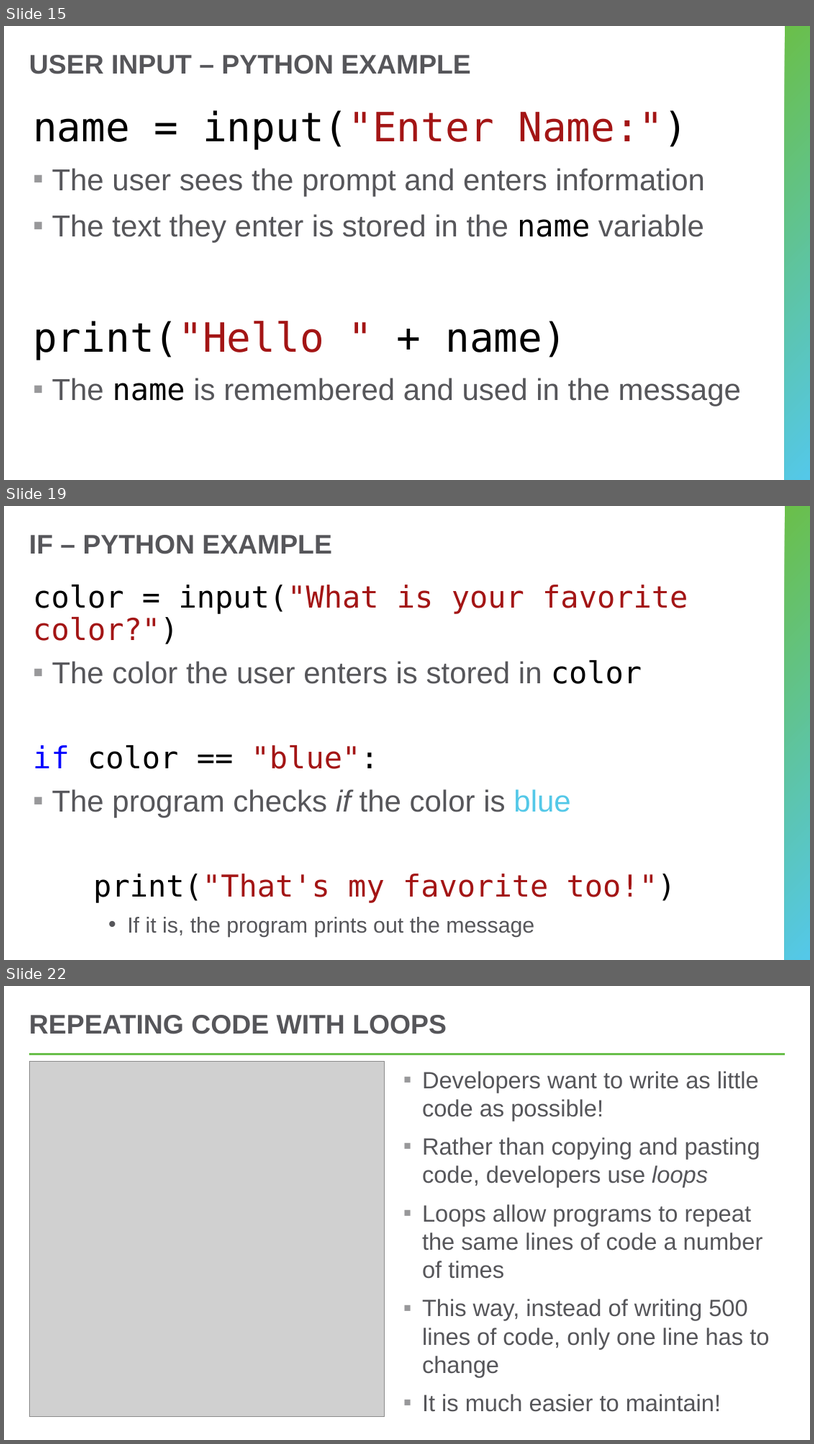
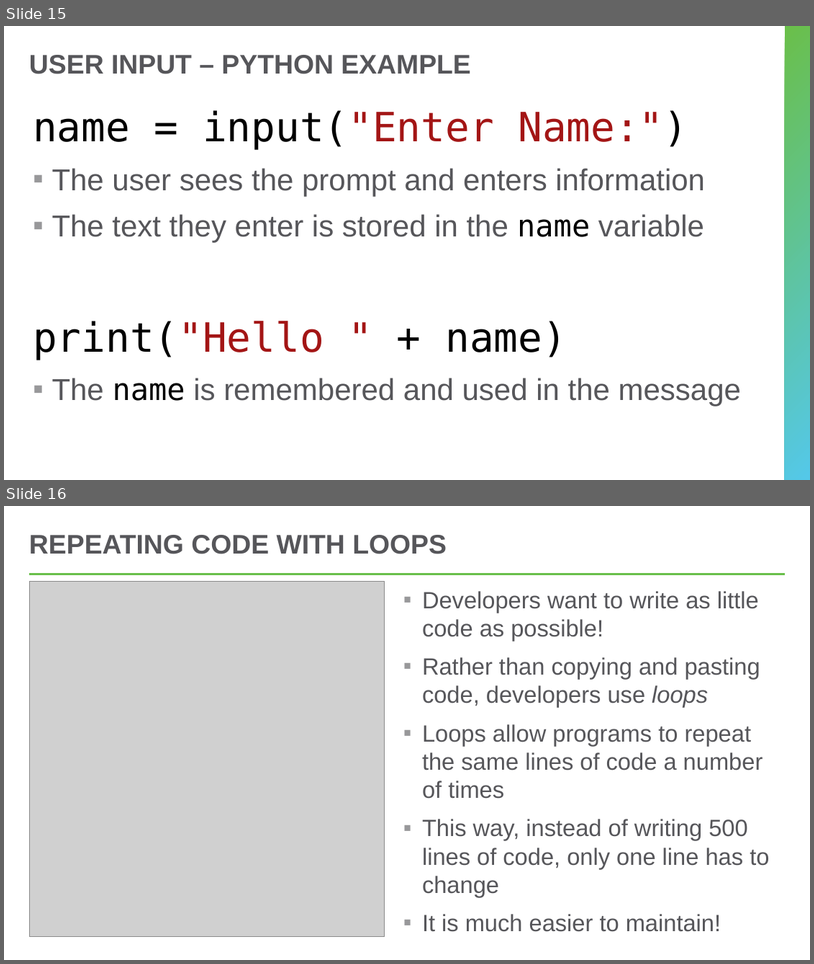
Before and after one commit to hylandtechoutreach/python-camp, a slide deck: ProgrammingWithPythonVirtual.pptx. Shown one above the other, each under a label of ours: slides 15, 19 and 22 before the commit, slides 15 and 16 after it; the slides between them are not shown. The pictures are 814x1444 and 814x964 pixels, drawn with LibreOffice and Linux fonts; fonts in the diff are those of the drawing; grey boxes stand for pictures. Boxes give left, top, right and bottom in pixels: in the first picture for what was removed or moved away, otherwise in the second. Text is boxed around its words. In the diff, an @@ line names an element or a change of style, - is before the commit and + after.

```diff
--- a/ProgrammingWithPythonVirtual.pptx
+++ b/ProgrammingWithPythonVirtual.pptx
@@ slide 19 removed at box(4, 506, 810, 960), background #FFFFFF; not listed: 1 template element that a slide beside it also shows @@
@@ title removed at box(29, 535, 332, 554) @@
-IF – PYTHON EXAMPLE
@@ text removed at box(33, 584, 688, 937) @@
-color = input("What is your favorite color?")
-▪ The color the user enters is stored in color
-if color == "blue":
-▪ The program checks if the color is blue
-print("That's my favorite too!")
-      • If it is, the program prints out the message
@@ what was slide 22 is now slide 16 @@
```
Also in this commit, not shown: 1 slide changed, 7 other slides removed, 1 other file.
